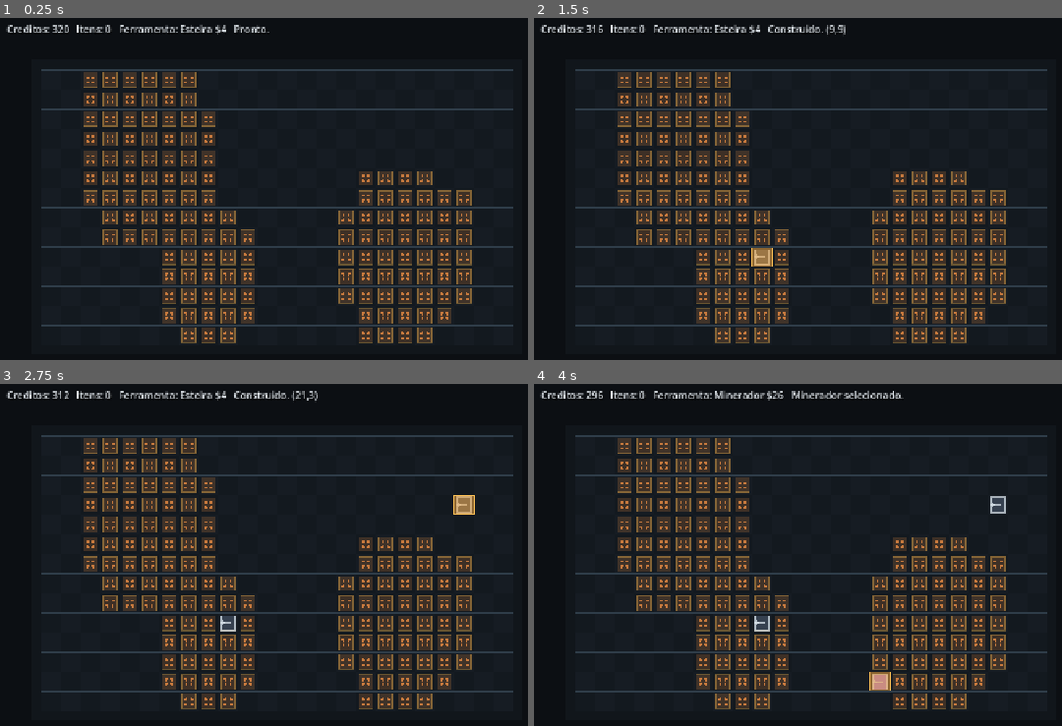
Above: before the commit, frames 1-4 (two rows, left to right).
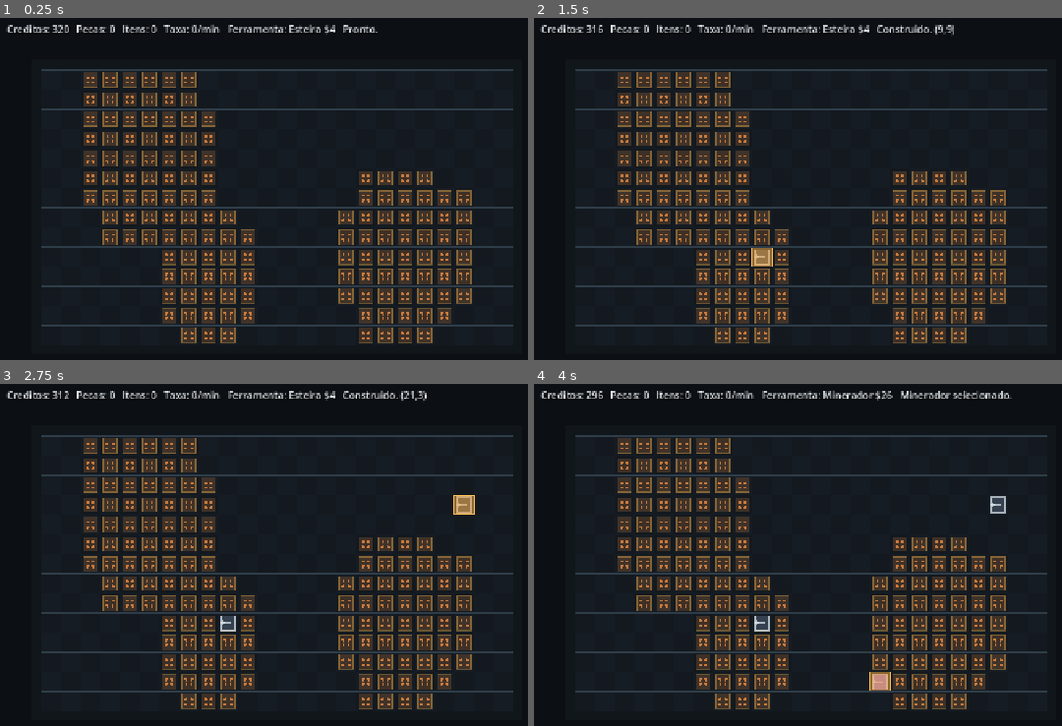
Above: after the commit, the same moments.

Repository: DURKHEIM09/jogo
Game: Godot game, scene res://scenes/main.tscn
Two runs of this game, one before a commit and one after it. Both use one fixed random seed, a clock stepped at 60 frames per second and the inputs below.
Inputs (mouse positions are in pixels of both pictures, inside the frame that each line leads up to):
- Up to frame 1 (0.25 s): no input
- Up to frame 2 (1.5 s): tap Enter at 0.5 s; move the mouse to (outside the picture) at 0.52 s; tap R at 0.6 s; click (outside the picture) at 0.67 s; tap Space at 1.25 s; move the mouse to (761, 253) at 1.27 s; tap E at 1.35 s; click (761, 253) at 1.42 s
- Up to frame 3 (2.75 s): tap Enter at 2 s; move the mouse to (464, 500) at 2.02 s; tap 1 at 2.1 s; click (464, 500) at 2.17 s
- Up to frame 4 (4 s): tap Space at 2.75 s; move the mouse to (882, 688) at 2.77 s; tap 2 at 2.85 s; click (882, 688) at 2.92 s; tap Enter at 3.5 s; move the mouse to (outside the picture) at 3.52 s; tap 3 at 3.6 s; click (outside the picture) at 3.67 s

The runs differ from the first frame. In frame 1, 0.8% of the frame differs, in the area x 14-72%, y 2-5%; in frame 2, 0.9%; in frame 3, 0.9%; in frame 4, 1.1%, in the area x 14-91%, y 2-5%.

Commit message:
feat: store parts in warehouse

Diff:
--- a/scripts/factory/factory_state.gd
+++ b/scripts/factory/factory_state.gd
@@ -13,6 +13,10 @@
 var resources := {}
 var items := []
 var rng := RandomNumberGenerator.new()
+var simulation_time := 0.0
+var parts := 0
+var ore_stored := 0
+var produced_times := []
 
 func _init() -> void:
 	rng.randomize()
@@ -31,6 +35,7 @@
 
 func tick(delta: float) -> void:
 	var dt: float = minf(delta, Config.SIMULATION_DT_CLAMP)
+	simulation_time += dt
 	var changed_this_tick := false
 
 	for key in buildings.keys():
@@ -48,6 +53,7 @@
 	changed_this_tick = _update_items(dt) or changed_this_tick
 
 	if changed_this_tick:
+		_update_rate_window()
 		emit_signal("changed")
 
 func try_apply_tool(cell: Vector2i) -> Dictionary:
@@ -73,6 +79,10 @@
 	if not resources.has(cell):
 		return 0
 	return int(resources[cell].get("amount", 0))
+
+func get_parts_per_minute() -> int:
+	_update_rate_window()
+	return produced_times.size()
 
 func get_building(cell: Vector2i) -> Dictionary:
 	if not buildings.has(cell):
@@ -261,6 +271,13 @@
 		buildings[drop_cell] = target
 		return true
 
+	if target_type == Config.TOOL_STORAGE:
+		if item_type == "part":
+			_store_part(held)
+		elif item_type == "ore":
+			ore_stored += 1
+		return true
+
 	return false
 
 func _update_assembler(cell: Vector2i, building: Dictionary, dt: float) -> bool:
@@ -359,6 +376,14 @@
 
 	return count
 
+func _store_part(_part: Dictionary) -> void:
+	parts += 1
+	produced_times.append(simulation_time)
+
+func _update_rate_window() -> void:
+	var cutoff := simulation_time - 60.0
+	produced_times = produced_times.filter(func(stamp): return float(stamp) >= cutoff)
+
 func _update_items(dt: float) -> bool:
 	var changed_this_tick := false
 
--- a/scripts/main_scene.gd
+++ b/scripts/main_scene.gd
@@ -83,9 +83,11 @@
 		return
 
 	var selected_tool := String(factory_state.selected_tool)
-	hud_label.text = "Creditos: %d   Itens: %d   Ferramenta: %s $%d   %s" % [
+	hud_label.text = "Creditos: %d   Pecas: %d   Itens: %d   Taxa: %d/min   Ferramenta: %s $%d   %s" % [
 		int(factory_state.money),
+		int(factory_state.parts),
 		factory_state.get_items().size(),
+		factory_state.get_parts_per_minute(),
 		Config.tool_label(selected_tool),
 		Config.tool_cost(selected_tool),
 		last_action,
--- a/scripts/tests/building_state_smoke.gd
+++ b/scripts/tests/building_state_smoke.gd
@@ -47,7 +47,9 @@
 	while state.selected_dir != 0:
 		state.rotate_selection()
 
-	var ore_cell: Vector2i = state.get_resources()[0]["cell"]
+	var ore_cell: Vector2i = _first_ore_cell_with_right_room(state, 8)
+	if not _expect(ore_cell != Vector2i(-1, -1), "could not find ore cell with enough right-side room"):
+		return
 	var placed_miner: Dictionary = state.try_apply_tool(ore_cell)
 	if not _expect(bool(placed_miner["ok"]), "miner placement on ore failed"):
 		return
@@ -120,6 +122,25 @@
 	if not _expect(float(first_part.get("quality", 0.0)) >= Config.MIN_QUALITY, "part quality below minimum"):
 		return
 
+	var output_inserter_cell := assembler_cell + Config.direction_offset(0)
+	var storage_cell := output_inserter_cell + Config.direction_offset(0)
+
+	state.select_tool(Config.TOOL_INSERTER)
+	var placed_output_inserter: Dictionary = state.try_apply_tool(output_inserter_cell)
+	if not _expect(bool(placed_output_inserter["ok"]), "output inserter placement failed"):
+		return
+
+	state.select_tool(Config.TOOL_STORAGE)
+	var placed_storage: Dictionary = state.try_apply_tool(storage_cell)
+	if not _expect(bool(placed_storage["ok"]), "storage placement failed"):
+		return
+
+	_advance(state, 2.0)
+	if not _expect(state.parts >= 1, "storage did not receive produced part"):
+		return
+	if not _expect(state.get_parts_per_minute() >= 1, "parts per minute rate did not update"):
+		return
+
 	print("FACTORYOPS_BUILDING_STATE_SMOKE_OK")
 	get_tree().quit(0)
 
@@ -138,6 +159,13 @@
 				return cell
 	return Vector2i(-1, -1)
 
+func _first_ore_cell_with_right_room(state, right_room: int) -> Vector2i:
+	for resource in state.get_resources():
+		var cell: Vector2i = resource.get("cell", Vector2i(-1, -1))
+		if cell.x + right_room < Config.GRID_COLUMNS:
+			return cell
+	return Vector2i(-1, -1)
+
 func _advance(state, seconds: float) -> void:
 	var remaining := seconds
 	while remaining > 0.0:
